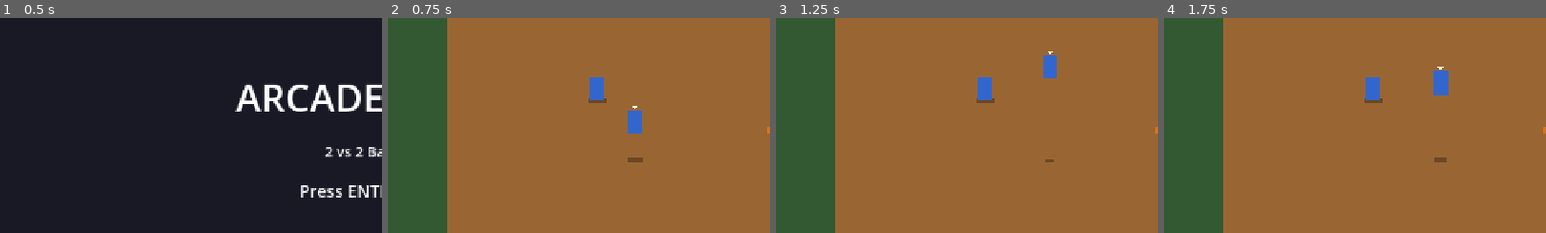
Above: before the commit, frames 1-4 (left to right).
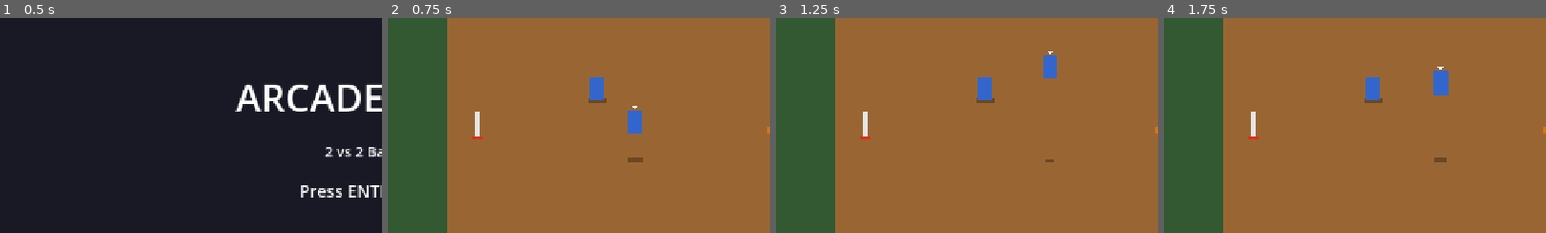
Above: after the commit, the same moments.

Repository: kfiggins/nba-jam-clone
Game: Godot game, scene res://scenes/ui/title_screen.tscn
Two runs of this game, one before a commit and one after it. Both use one fixed random seed, a clock stepped at 60 frames per second and the inputs below.
Inputs (mouse positions are % of the whole screen's width and height, from its top left):
- Up to frame 1 (0.5 s): no input
- Up to frame 2 (0.75 s): tap Enter (start_game) at 0.5 s; move the mouse to (72, 45) at 0.52 s; hold D (move_right) from 0.53 s (still down); hold Enter (start_game) from 0.53 s (still down); tap J (shoot) at 0.6 s; click (72, 45) at 0.67 s
- Up to frame 3 (1.25 s): keep holding D (move_right); keep holding Enter (start_game)
- Up to frame 4 (1.75 s): release D (move_right) at 1.25 s; release Enter (start_game) at 1.25 s; drag from (30, 55) to (50, 49) at 1.27 s
The pictures show only the part of the screen within x 0-50%, y 22-72%; the shares and areas given below are measured in that part.

Frame 1 is identical in both runs. In frame 2, 0.2% of the frame differs, in the area x 22-25%, y 43-57%; in frame 3, 0.2%; in frame 4, 0.2%.

Commit message:
Implement Phase 20: Two baskets for full-court play
Add left basket (team 2) at (150, 360) and right basket (team 1) at (1130, 360).
Each basket has a team_target property. Shot, dunk, and AI systems all route to
the correct basket based on team. AI defense guards the opponent's target basket.
Inbound positions are now team-specific.

Co-Authored-By: Claude Opus 4.6 <noreply@anthropic.com>

Diff:
--- a/scenes/ball/states/shot_state.gd
+++ b/scenes/ball/states/shot_state.gd
@@ -137,6 +137,12 @@
 
 
 func _find_basket() -> Node:
+	var team := ball.shot_shooter.team if ball.shot_shooter else 1
+	for node in ball.get_tree().get_nodes_in_group("basket"):
+		var basket := node as Basket
+		if basket and basket.team_target == team:
+			return basket
+	# Fallback: return any basket
 	for node in ball.get_tree().get_nodes_in_group("basket"):
 		return node
 	return null
--- a/scenes/court/basket.gd
+++ b/scenes/court/basket.gd
@@ -1,6 +1,9 @@
 class_name Basket
 extends Node2D
 ## Basketball hoop with a rim position, pseudo-3D height, and rim shake effect.
+
+## Which team scores on this basket (1 or 2).
+@export var team_target: int = 1
 
 ## Height of the rim in pseudo-3D space.
 var rim_height: float = 120.0
--- a/scenes/main/main.gd
+++ b/scenes/main/main.gd
@@ -76,7 +76,8 @@
 	var ball := _get_ball()
 	var receiver := _get_inbound_player(receiving_team)
 	if ball and receiver:
-		ball.reset_to(GameConfig.data.inbound_position, receiver)
+		var inbound_pos := _get_inbound_position(receiving_team)
+		ball.reset_to(inbound_pos, receiver)
 
 
 func _on_shot_made(shooter: Player, points: int) -> void:
@@ -98,7 +99,7 @@
 	var camera := _get_camera()
 	if camera:
 		camera.shake(config.shake_dunk_intensity, config.shake_dunk_duration)
-	var basket := _get_basket()
+	var basket := _get_basket(dunker.team if dunker else 0)
 	if basket:
 		basket.rim_shake()
 	AudioManager.play_sfx("dunk")
@@ -189,16 +190,29 @@
 	return null
 
 
-func _get_basket() -> Basket:
+func _get_basket(team: int = 0) -> Basket:
+	for node in get_tree().get_nodes_in_group("basket"):
+		var basket := node as Basket
+		if basket and (team == 0 or basket.team_target == team):
+			return basket
+	# Fallback: any basket
 	for node in get_tree().get_nodes_in_group("basket"):
 		return node as Basket
 	return null
 
 
+func _get_inbound_position(team: int) -> Vector2:
+	# Inbound near midcourt, on the side of the team's defensive end
+	if team == 1:
+		return Vector2(300, 360)  # Left side (near team 2's basket)
+	else:
+		return Vector2(980, 360)  # Right side (near team 1's basket)
+
+
 func _get_inbound_player(team: int) -> Player:
 	var best: Player = null
 	var best_dist := INF
-	var inbound_pos := GameConfig.data.inbound_position
+	var inbound_pos := _get_inbound_position(team)
 	for node in get_tree().get_nodes_in_group("players"):
 		var p := node as Player
 		if p and p.team == team:
--- a/scenes/main/main.tscn
+++ b/scenes/main/main.tscn
@@ -14,8 +14,13 @@
 
 [node name="Court" parent="." instance=ExtResource("2")]
 
-[node name="Basket" parent="." instance=ExtResource("6")]
+[node name="BasketRight" parent="." instance=ExtResource("6")]
 position = Vector2(1130, 360)
+team_target = 1
+
+[node name="BasketLeft" parent="." instance=ExtResource("6")]
+position = Vector2(150, 360)
+team_target = 2
 
 [node name="Player1" parent="." instance=ExtResource("4")]
 position = Vector2(400, 400)
--- a/scenes/player/player.gd
+++ b/scenes/player/player.gd
@@ -281,6 +281,9 @@
 		return false
 	var effective_range := GameConfig.data.dunk_range * get_stat_modifier("dunk")
 	for node in get_tree().get_nodes_in_group("basket"):
+		var basket := node as Basket
+		if basket and basket.team_target != team:
+			continue
 		var dist := global_position.distance_to(node.global_position)
 		if dist <= effective_range:
 			return true
--- a/scenes/player/states/dunking_state.gd
+++ b/scenes/player/states/dunking_state.gd
@@ -75,5 +75,10 @@
 
 func _find_basket_position() -> Vector2:
 	for node in player.get_tree().get_nodes_in_group("basket"):
+		var basket := node as Basket
+		if basket and basket.team_target == player.team:
+			return basket.global_position
+	# Fallback
+	for node in player.get_tree().get_nodes_in_group("basket"):
 		return node.global_position
 	return Vector2(1130, 360)
--- a/scripts/ai/ai_controller.gd
+++ b/scripts/ai/ai_controller.gd
@@ -108,7 +108,8 @@
 	if handler == null:
 		return
 
-	var basket_pos := _get_basket_position()
+	# Defend the basket the opponent is attacking (our defensive basket)
+	var basket_pos := _get_defensive_basket_position()
 	var dist_to_handler := player.global_position.distance_to(handler.global_position)
 
 	# 1. Opponent shooting/dunking -> jump to block
@@ -165,8 +166,22 @@
 
 func _get_basket_position() -> Vector2:
 	for node in player.get_tree().get_nodes_in_group("basket"):
+		var basket := node as Basket
+		if basket and basket.team_target == player.team:
+			return basket.global_position
+	# Fallback
+	for node in player.get_tree().get_nodes_in_group("basket"):
 		return node.global_position
 	return Vector2(1130, 360)
+
+
+func _get_defensive_basket_position() -> Vector2:
+	# The basket the opponent attacks (team_target != our team)
+	for node in player.get_tree().get_nodes_in_group("basket"):
+		var basket := node as Basket
+		if basket and basket.team_target != player.team:
+			return basket.global_position
+	return _get_basket_position()
 
 
 func _get_teammate() -> Player:
@@ -189,10 +204,12 @@
 
 
 func _pick_scoring_position(basket_pos: Vector2) -> Vector2:
-	var best_pos := basket_pos + SWEET_SPOTS[0]
+	# Mirror sweet spots for left-side basket (team 2)
+	var x_flip := -1.0 if basket_pos.x < 640.0 else 1.0
+	var best_pos := basket_pos + Vector2(SWEET_SPOTS[0].x * x_flip, SWEET_SPOTS[0].y)
 	var best_score := -INF
 	for offset in SWEET_SPOTS:
-		var pos := basket_pos + offset
+		var pos := basket_pos + Vector2(offset.x * x_flip, offset.y)
 		var dist_to_us := player.global_position.distance_to(pos)
 		var min_def := _min_defender_dist_to(pos)
 		var score := min_def - dist_to_us * 0.5
Not shown, changed: docs/phases/phase-20-two-baskets.md
